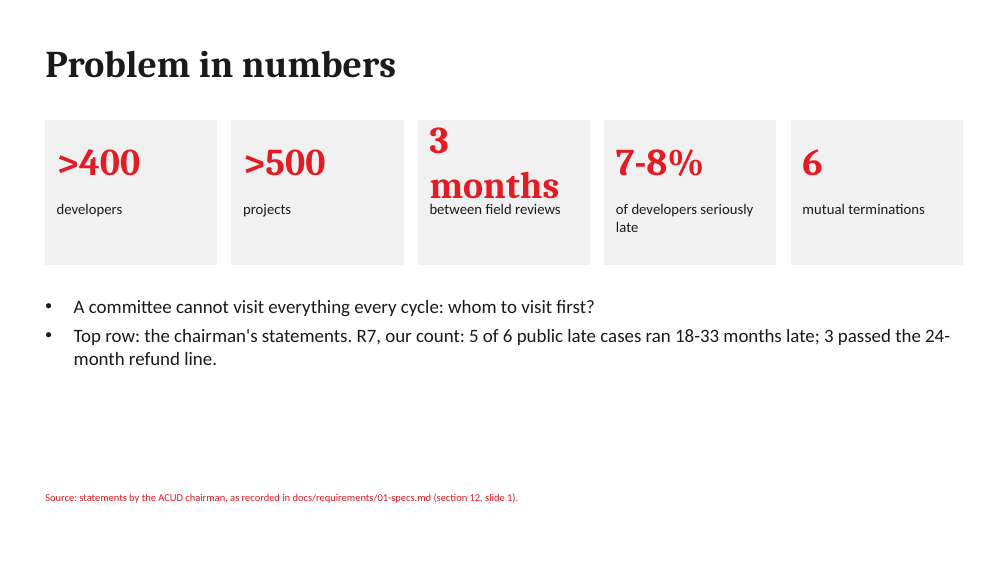
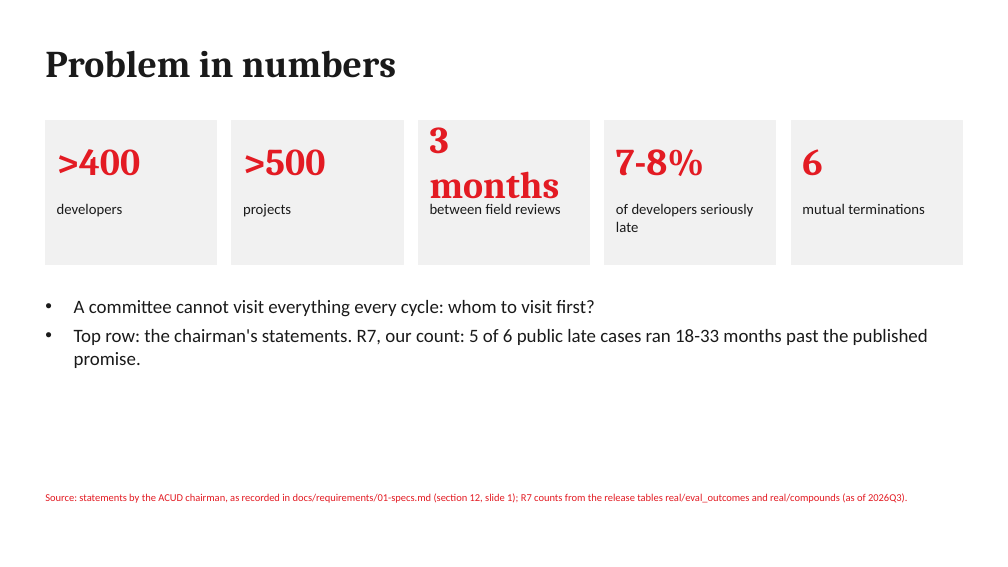
Before and after one commit to elsayedelmandoh/spaceeye-geoai, a slide deck: slide 2 of docs/deliverables/01-presentation/presentation.pptx. Drawn at 1008x567 pixels with LibreOffice and Linux fonts; fonts in the diff are those of the drawing. Boxes give left, top, right and bottom in pixels: in the first picture for what was removed or moved away, otherwise in the second. Text is boxed around its words. In the diff, an @@ line names an element or a change of style, - is before the commit and + after.

```diff
--- a/docs/deliverables/01-presentation/presentation.pptx
+++ b/docs/deliverables/01-presentation/presentation.pptx
@@ text at (74,329,928,368): text changed @@
-• Top row: the chairman's statements. R7, our count: 5 of 6 public late cases ran 18-33 months late; 3 passed the 24-month refund line.
+• Top row: the chairman's statements. R7, our count: 5 of 6 public late cases ran 18-33 months past the published promise.
@@ text at (45,493,907,503): text changed @@
-Source: statements by the ACUD chairman, as recorded in docs/requirements/01-specs.md (section 12, slide 1).
+Source: statements by the ACUD chairman, as recorded in docs/requirements/01-specs.md (section 12, slide 1); R7 counts from the release tables real/eval_outcomes and real/compounds (as of 2026Q3).
```
Also in this commit, not shown: 3 other files.
